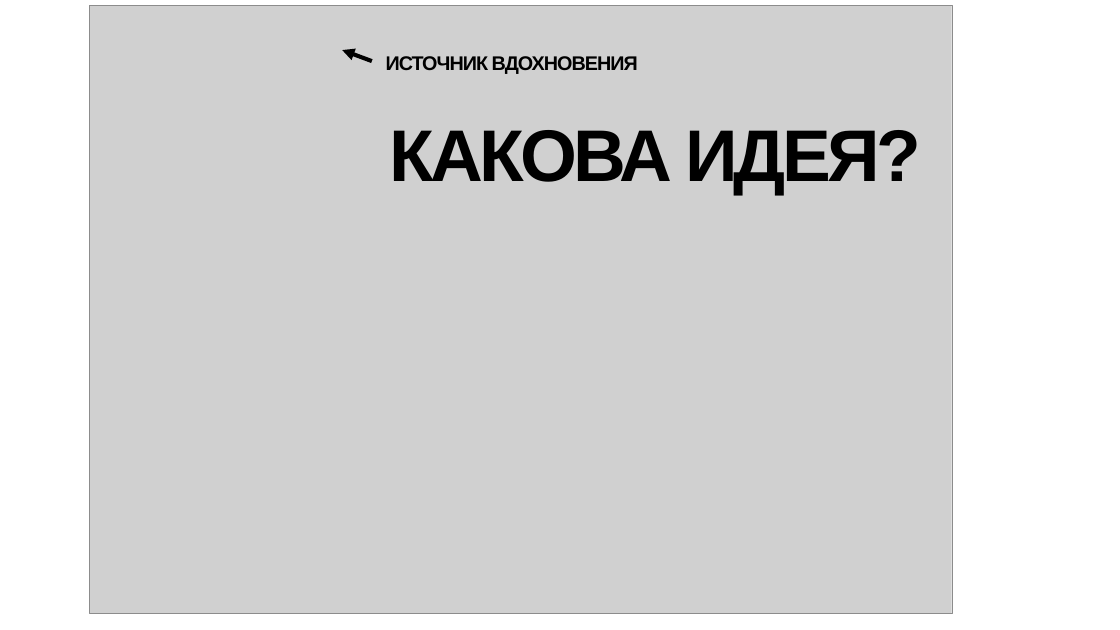
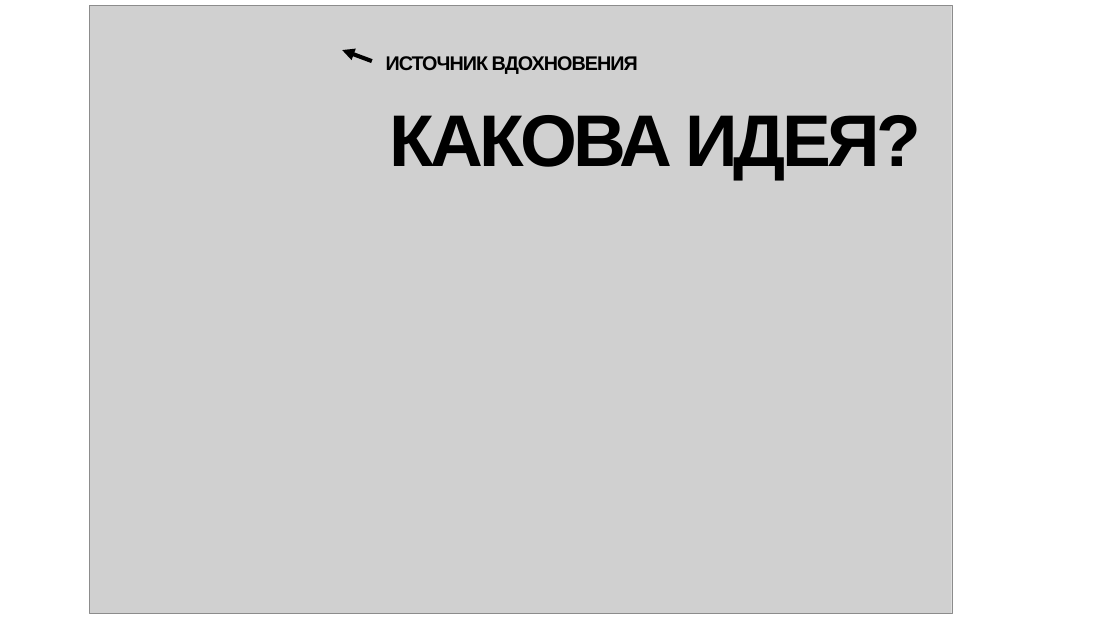
Before and after one commit to owproduction/MTShahatoon, a slide deck: slide 3 of преза колледж.pptx. Drawn at 1120x630 pixels with LibreOffice and Linux fonts; fonts in the diff are those of the drawing; grey boxes stand for pictures. Boxes give left, top, right and bottom in pixels: in the first picture for what was removed or moved away, otherwise in the second. Text is boxed around its words. In the diff, an @@ line names an element or a change of style, - is before the commit and + after.

```diff
--- a/преза колледж.pptx
+++ b/преза колледж.pptx
@@ title "КАКОВА ИДЕЯ?": place and size @@
-title "КАКОВА ИДЕЯ?" at [389, 130, 921, 195]
+title "КАКОВА ИДЕЯ?" at [389, 115, 921, 181]
```
Also in this commit, not shown: 2 slides added, 1 other file.
